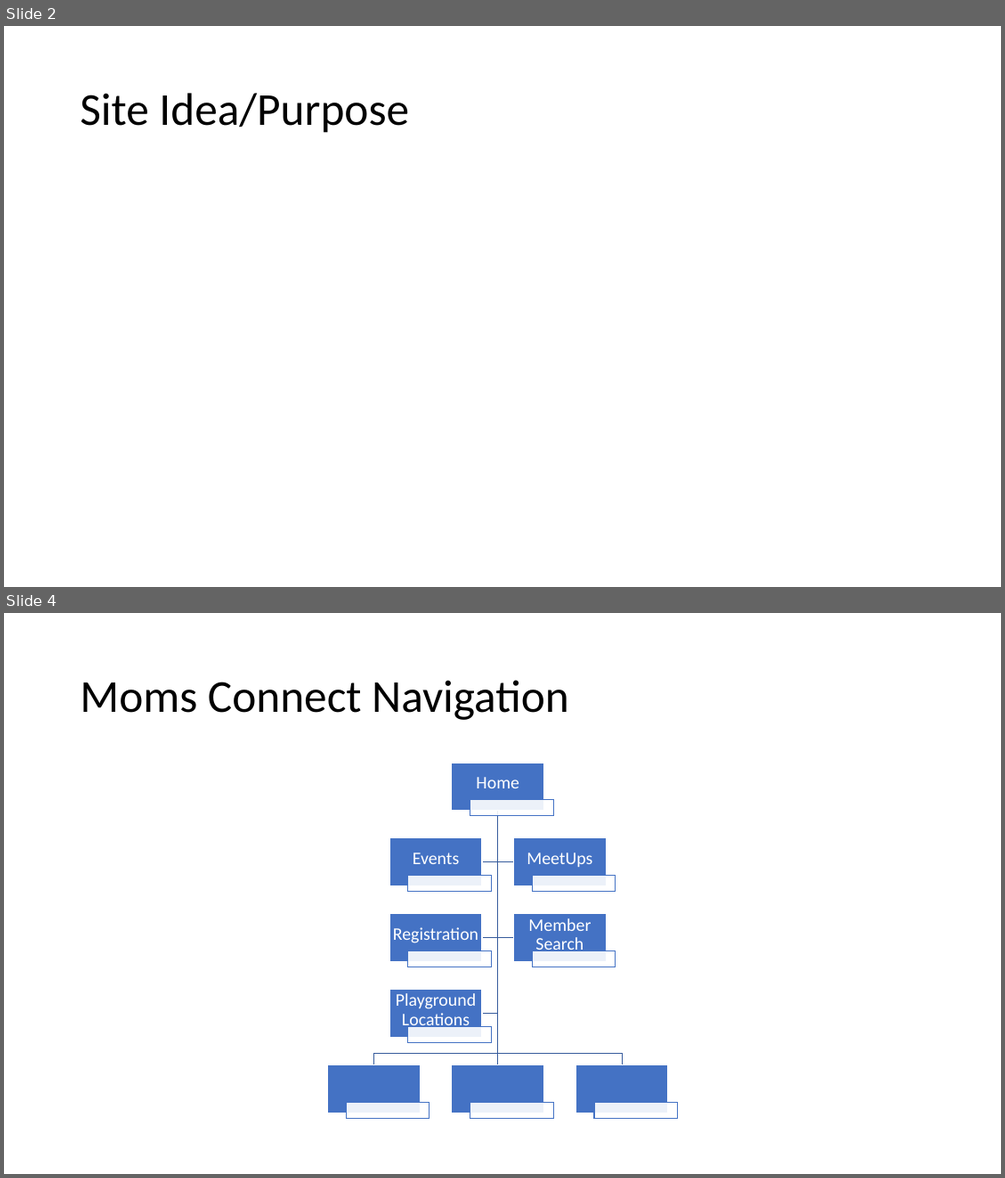
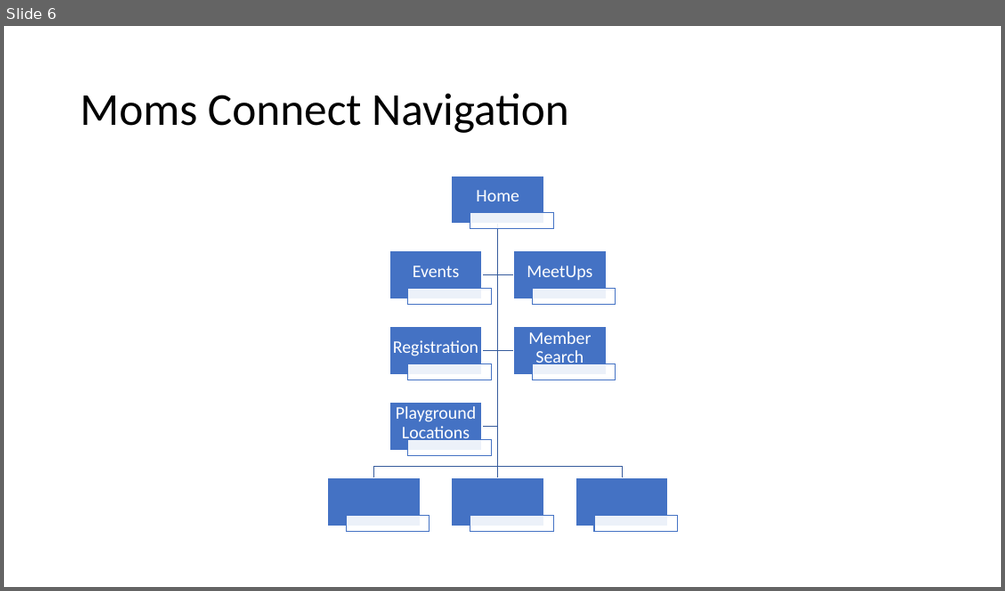
Before and after one commit to DukeDog37/MomsConnectPrj1, a slide deck: Presentation1.pptx. Shown one above the other, each under a label of ours: slides 2 and 4 before the commit, slide 6 after it; the slides between them are not shown. The pictures are 1005x1178 and 1005x591 pixels, drawn with LibreOffice and Linux fonts; fonts in the diff are those of the drawing. Boxes give left, top, right and bottom in pixels: in the first picture for what was removed or moved away, otherwise in the second. Text is boxed around its words. In the diff, an @@ line names an element or a change of style, - is before the commit and + after.

```diff
--- a/Presentation1.pptx
+++ b/Presentation1.pptx
@@ slide 2 removed at <box>4,26,1001,587</box>, background #FFFFFF @@
@@ title removed at <box>80,93,409,133</box> @@
-Site Idea/Purpose
@@ what was slide 4 is now slide 6 @@
```
Also in this commit, not shown: 2 slides changed, 2 slides added, 7 other files.
